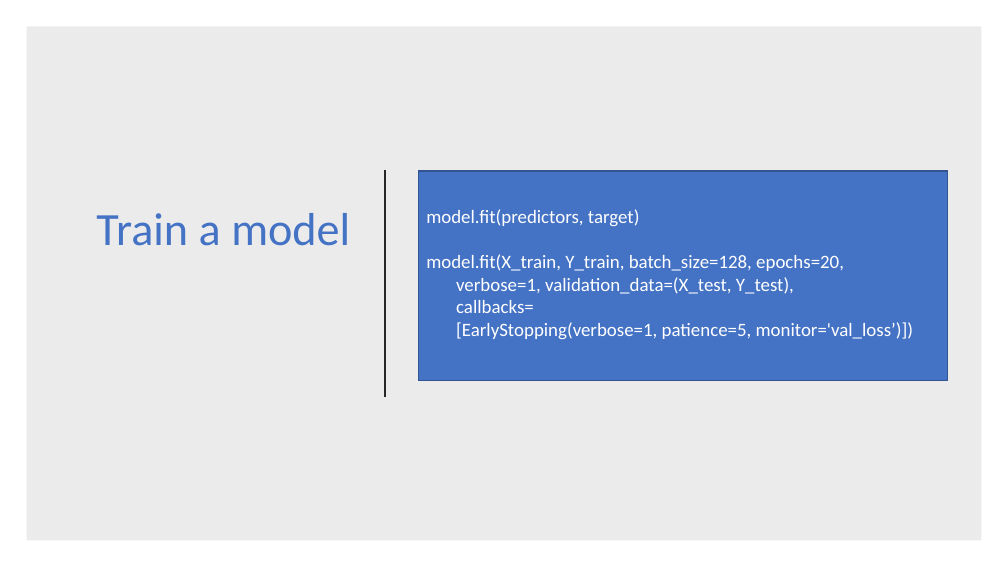
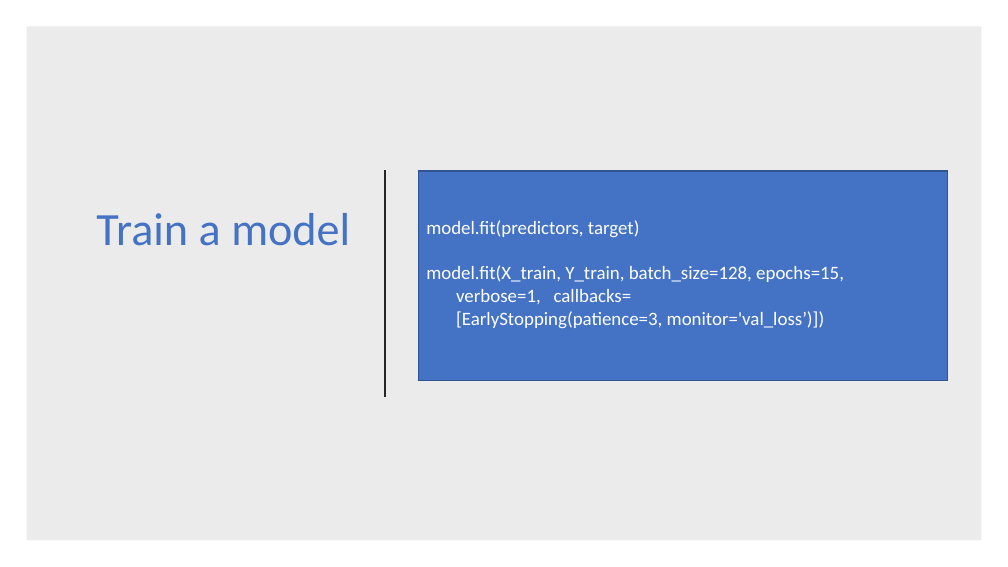
Before and after one commit to gmarchet/dnnworkshop3, a slide deck: slide 8 of day1/3.Introduction to Keras.pptx (slide 7 before the commit). Drawn at 1008x567 pixels with LibreOffice and Linux fonts; fonts in the diff are those of the drawing. Boxes give left, top, right and bottom in pixels: in the first picture for what was removed or moved away, otherwise in the second. Text is boxed around its words. In the diff, an @@ line names an element or a change of style, - is before the commit and + after.

```diff
--- a/day1/3.Introduction to Keras.pptx
+++ b/day1/3.Introduction to Keras.pptx
@@ text in rectangle at (426,265,844,328): text changed @@
-model.fit(X_train, Y_train, batch_size=128, epochs=20,
-verbose=1, validation_data=(X_test, Y_test),
-callbacks=
-[EarlyStopping(verbose=1, patience=5, monitor='val_loss’)])
+model.fit(X_train, Y_train, batch_size=128, epochs=15,
+verbose=1, callbacks=
+[EarlyStopping(patience=3, monitor='val_loss’)])
```
Also in this commit, not shown: 4 other slides changed, 1 slide added.
